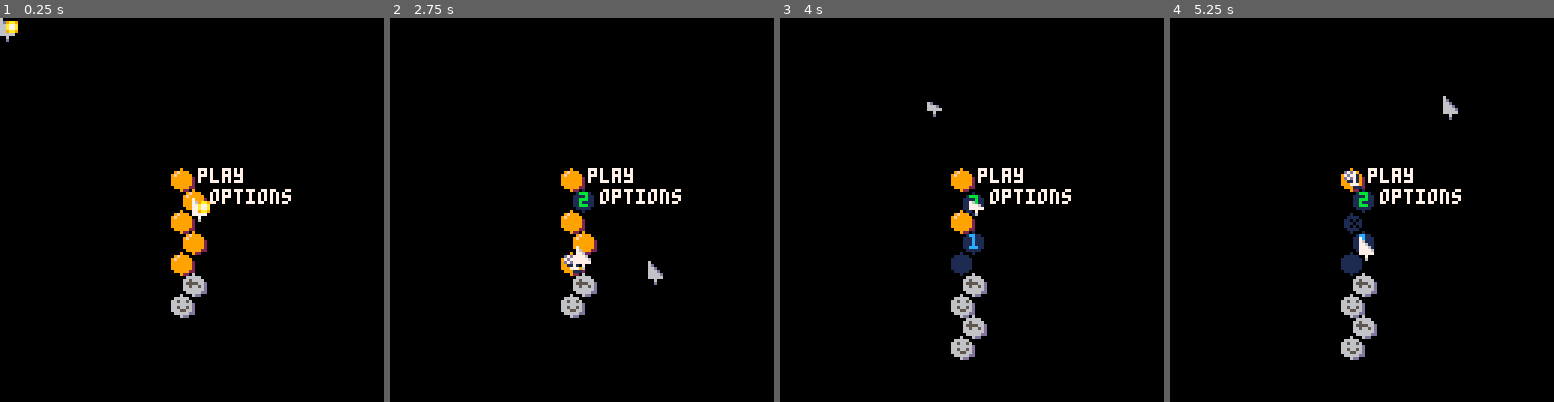
Above: before the commit, frames 1-4 (left to right).
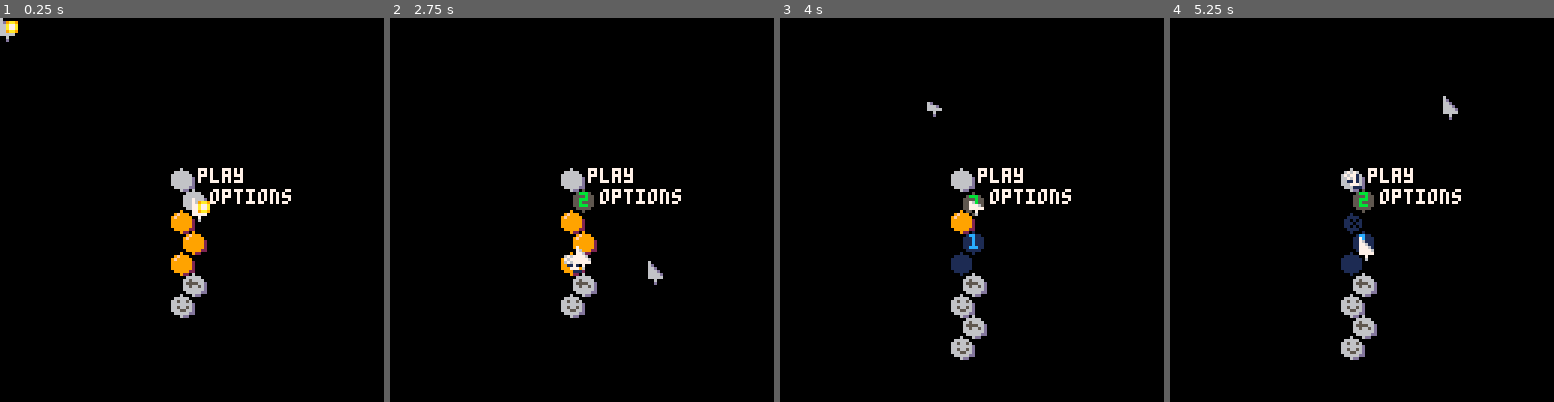
Above: after the commit, the same moments.

Repository: seaspaces27/hivesweeper-p8
Game: PICO-8 cartridge hivesweeper.p8
The game is run twice, just before and just after one commit, with the same random seed, the same clock (stepped at 60 frames per second) and the same inputs.
Inputs (mouse positions are in pixels of both pictures, inside the frame that each line leads up to):
- Up to frame 1 (0.25 s): no input
- Up to frame 2 (2.75 s): tap O (Z key) at 0.33, 0.7, 1.43, 2.22 s; click (459, 121) at 0.67 s; tap X (X key) at 1.07, 2.07, 2.4, 2.73 s; click (520, 267) at 1.22 s; click (585, 114) at 1.77 s; hold Left 1.97-2.37 s; click (647, 259) at 2.32 s; hold Down from 2.42 s (still down)
- Up to frame 3 (4 s): release Down at 2.82 s; click (1102, 106) at 2.87 s; hold Right 2.87-3.53 s; tap X (X key) at 3.07, 3.4, 3.73 s; tap O (Z key) at 3.1, 3.98 s; click (864, 256) at 3.42 s; hold Up from 3.58 s (still down); click (925, 102) at 3.97 s
- Up to frame 4 (5.25 s): tap X (X key) every 0.33 s from 4.07 to 5.07 s; release Up at 4.08 s; hold Right 4.13-4.53 s; click (1381, 248) at 4.52 s; hold Down 4.58-5.08 s; tap O (Z key) at 4.87 s; click (1442, 94) at 5.07 s; hold Left from 5.13 s (still down)

The runs differ from the first frame. In frame 1, 0.5% of the frame differs, in the area x 44-54%, y 39-50%; in frame 2, 0.5%, in the area x 44-54%, y 39-65%; in frame 3, 0.4%; in frame 4, 0.3%.

Commit message:
refactored menu buttons, visual juice
had two systems for checking menu type buttons, now its one thing.
also mad it so any flags visually pop away even if the gamemode is reset or player returns to menu

Diff:
--- a/hivesweeper.p8
+++ b/hivesweeper.p8
@@ -16,8 +16,8 @@
 function init_menu()
 	menu={}menu.mode="menu"
 	menu.screen=0 menu.offset=0
+	--menu.tiles={"play","options"}
 	menu.history={}
- --menu.tiles={"play","options"}
  menu.active=true
  menu.reset=function(s)
   s.mode="menu"
@@ -32,13 +32,15 @@
    s.tiles={"mouse (classic)","regular"}
   end
   new_hive(1,#menu.tiles+3,2)
-
+  for i=1,#menu.tiles do
+	  hives_screen_pos[i].act=i
+	 end
   --gamerunning=false
   end_bits()
  end
  menu:init()
  menu.call=function(s,id)
-  if id and id>s.offset and id<=#s.tiles+s.offset then
+  if not id or (id and id>s.offset and id<=#s.tiles+s.offset)then
 	  s.mode=(id and s.tiles[id+s.offset])or s.mode
 	  if(s.mode=="play")then
 	  	menu.screen=1
@@ -110,13 +112,13 @@
   elseif flr(s.ang)%4==3 then
    sprot(s.x,s.y,8,8,s.id,0,-1)
   end
-  if(s.recol)pal()
+  pal()
  end
  add(parts,pa)
  return pa
 end
 function set_flag(id,plr)
- fl={}fl.dying=false fl.from=plr
+ fl={} fl.from=plr
  local cell=hives_screen_pos[id]
  fl.x=cell[1]
  fl.y=cell[2] --cell.temp_press=true
@@ -128,19 +130,12 @@
   flagfield[fl.id]=1
  end
  fl.upd=function(s)
-  if s.dying then
-   s.x+=s.dx s.y+=s.dy
-   s.dx*=.9s.dy+=.2
-   if s.y>128 then
-    del(flags,s)
-   end
-  end
  end
  fl.drw=function(s)
   if not s.dying then
   if(s.from)then
-   pal(7,cols[s.from+1])
-   pal(6,cols_shade[s.from+1])
+   pal(6,cols[s.from+1])
+   pal(13,cols_shade[s.from+1])
   end
   local oy=(hives_screen_pos[s.id].pressing or hives_screen_pos[s.id].temp_press)and 1 or 0
   spr(7,s.x,s.y+oy)pal() end
@@ -149,11 +144,11 @@
   local corpse=sp_part(7,s.x,s.y,
   rrnd(1.5),-1.5,true)
   if(s.from)then
-   add(corpse.recol,{7,cols[s.from+1]})
-   add(corpse.recol,{6,cols_shade[s.from+1]})
-  end
-
-  sfx(10)s.dying=true
+   add(corpse.recol,{6,cols[s.from+1]})
+   add(corpse.recol,{13,cols_shade[s.from+1]})
+  end
+
+  sfx(10)
  	s.dx=4-rnd(8)
  	s.dy=-3-rnd(1)
   if(flagfield[s.id])then
@@ -162,7 +157,7 @@
    --flagfield[s.id]=nil
   end
   s.id=nil
-  --del(flags,s)
+  del(flags,s)
  end
  add(flags,fl)
  return fl
@@ -361,7 +356,13 @@
 	 revealed[i]=false unopened+=1
 	end
 	parts={} --particles
-	flags={} --cells flagged
+	if(flags)then
+		for i=#flags,1,-1 do
+		 flags[i]:remove()
+		end
+	else
+		flags={} --cells flagged
+	end
 	flagfield={}
 	numbers={} --no. of adjacents
 	numbers=load_bees()
@@ -442,6 +443,10 @@
   --hives_screen_pos[selecting].pressing=nil
  --end
  if #titlecards==0 then
+ if a_released and selecting then
+  --perform_act(selecting)
+  release_cell(selecting,nil)
+ end
  for i=1,#hives_screen_pos do
   local cell=hives_screen_pos[i]
   --local mx=plr.x local my=plr.y
@@ -545,7 +550,11 @@
   local oy=0
   if cell.pressing then oy=1 end
   if cell.temp_press then oy=1cell.temp_press=nil end
-  spr(id,cell[1],cell[2]+oy)
+  if cell.act then
+  	pal(1,5)
+   pal(9,6)pal(2,13)pal(15,6)
+  end
+  spr(id,cell[1],cell[2]+oy)pal()
 
   if debug or revealed[i]then
    local txt=(beehive[i]~="b" and numbers[i]) or ""
@@ -822,12 +831,14 @@
  local occupied=false
  for j=1,#flags do
   local fl=flags[j]
-  if fl.id==i then
-   occupied=true
-   --delete own flag
-   if fl.from==plr then
-    fl:remove()
-   end
+  if fl then
+	  if fl.id==i then
+	   occupied=true
+	   --delete own flag
+	   if fl.from==plr then
+	    fl:remove()
+	   end
+	  end
   end
  end
  if not occupied then--free cell
@@ -843,15 +854,14 @@
 end
 
 function perform_act(id)
-	if menu.active then
-  menu.call(menu,id)
- end
  local cell=hives_screen_pos[id]
  if cell.act=="back"then
   menu:reset()--menu.call(menu,i)
  elseif cell.act=="again"then
   --menu:init()--menu.call(menu,i)
   menu.call(menu)
+ elseif tonum(cell.act)then
+  menu.call(menu,tonum(cell.act))
  end
 end
 
@@ -866,6 +876,7 @@
   end
  end
  cs.drw=function(s)
+  color(7)
  	ox=print("\#0"..s.title,0,-8)
  	print("\#0"..s.title,64-ox/2,64)
  end
Not shown, changed: 17 lines of the sprite sheet (__gfx__) section of hivesweeper.p8
